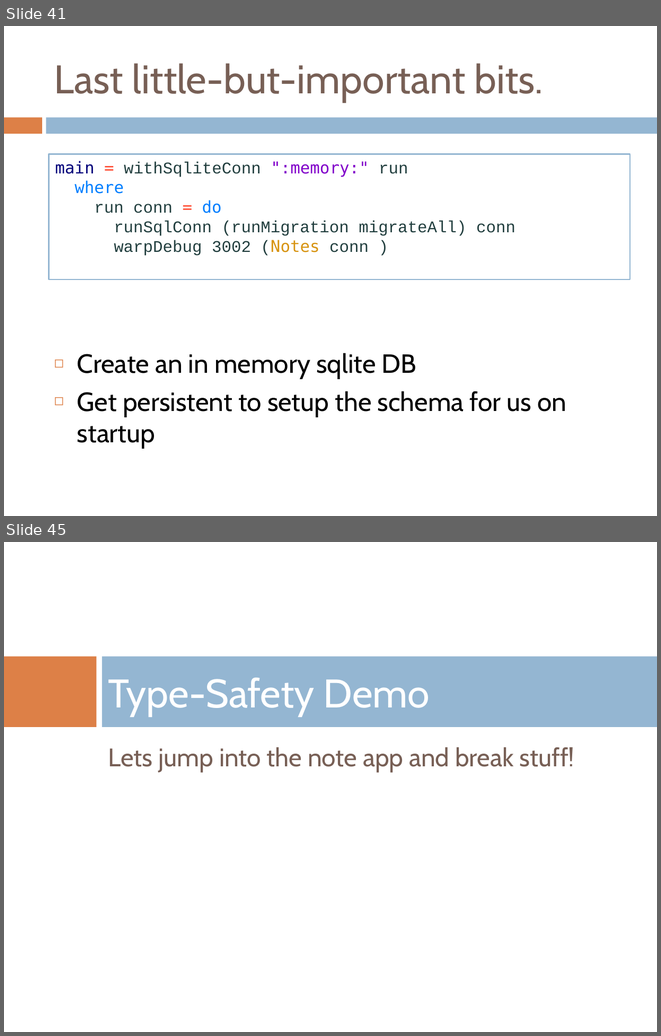
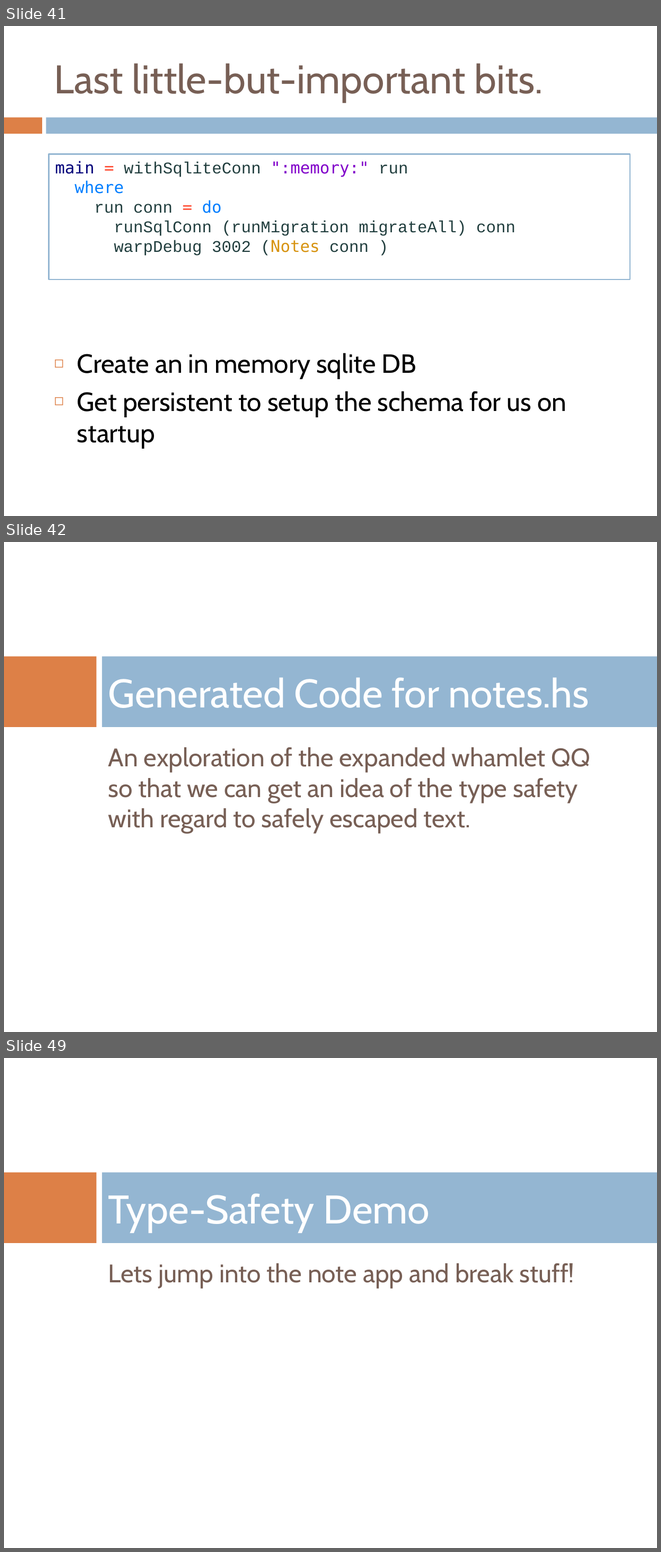
Before and after one commit to benkolera/talk-yesod, a slide deck: TypeSafeWebDevWithYesodAndHaskell.pptx. Shown one above the other, each under a label of ours: slides 41 and 45 before the commit, slides 41, 42 and 49 after it; the slides between them are not shown. The pictures are 661x1036 and 661x1552 pixels, drawn with LibreOffice and Linux fonts; fonts in the diff are those of the drawing; background and template pictures are left out. Boxes give left, top, right and bottom in pixels: in the first picture for what was removed or moved away, otherwise in the second. Text is boxed around its words. In the diff, an @@ line names an element or a change of style, - is before the commit and + after.

```diff
--- a/TypeSafeWebDevWithYesodAndHaskell.pptx
+++ b/TypeSafeWebDevWithYesodAndHaskell.pptx
@@ slide 42 added at <box>4,542,657,1032</box>, background picture (left out); not listed: 2 template elements that a slide beside it also shows @@
@@ title added at <box>108,677,589,708</box>, 44 pt, text #FFFFFF @@
+Generated Code for notes.hs
@@ text added at <box>108,747,591,833</box>, 28 pt, text #775F55 @@
+An exploration of the expanded whamlet QQ so that we can get an idea of the type safety with regard to safely escaped text.
@@ what was slide 45 is now slide 49 @@
```
Also in this commit, not shown: 3 slides changed, 4 other slides added, 1 slide removed, 8 other files.
